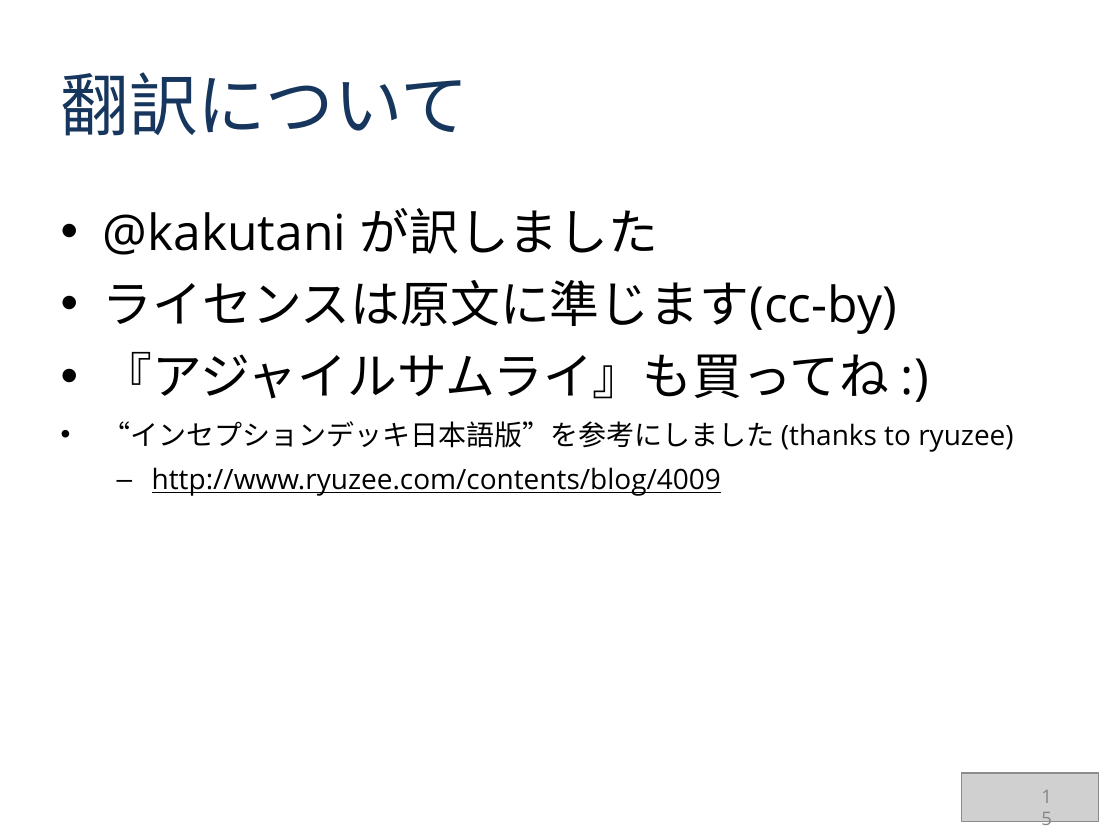
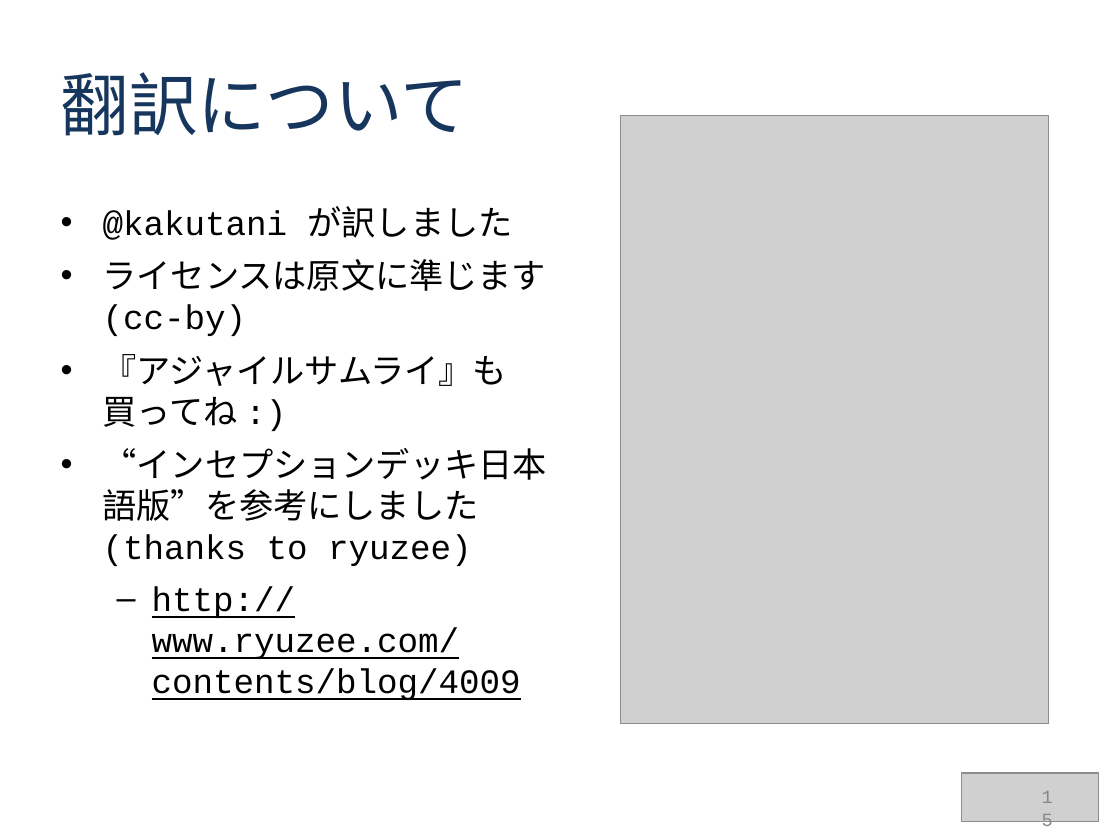
Before and after one commit to agile-samurai-ja/support, a slide deck: slide 15 of blank-inception-deck/blank-inception-deck1-ja.ppt. Drawn at 1120x840 pixels with LibreOffice and Linux fonts; fonts in the diff are those of the drawing; grey boxes stand for pictures. Boxes give left, top, right and bottom in pixels: in the first picture for what was removed or moved away, otherwise in the second. Text is boxed around its words. In the diff, an @@ line names an element or a change of style, - is before the commit and + after.

```diff
--- a/blank-inception-deck/blank-inception-deck1-ja.ppt
+++ b/blank-inception-deck/blank-inception-deck1-ja.ppt
@@ picture added at (620, 115, 1049, 724) @@
@@ text "@kakutani が訳しました" at (103, 206, 547, 700): size 32 to 22 pt in "@kakutani が訳しました", "ライセンスは原文に準じます(cc-by)", "『アジャイルサムライ』も買ってね :)"; font Open Sans to Courier New; size 18 to 22 pt in "“インセプションデッキ日本語版”を参考にしました (thanks to ryuzee)", "http://www.ryuzee.com/contents/blog/4009" @@
@@ page number at (1030, 792, 1064, 823): font Open Sans to Courier New @@
```
Also in this commit, not shown: 4 other slides changed, 2 other files.
